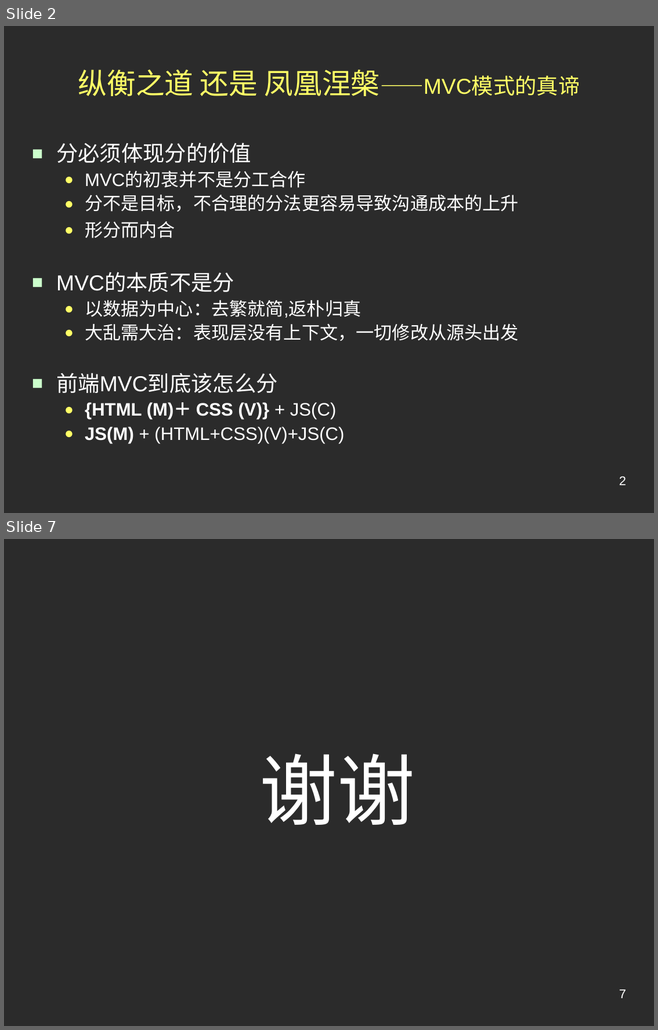
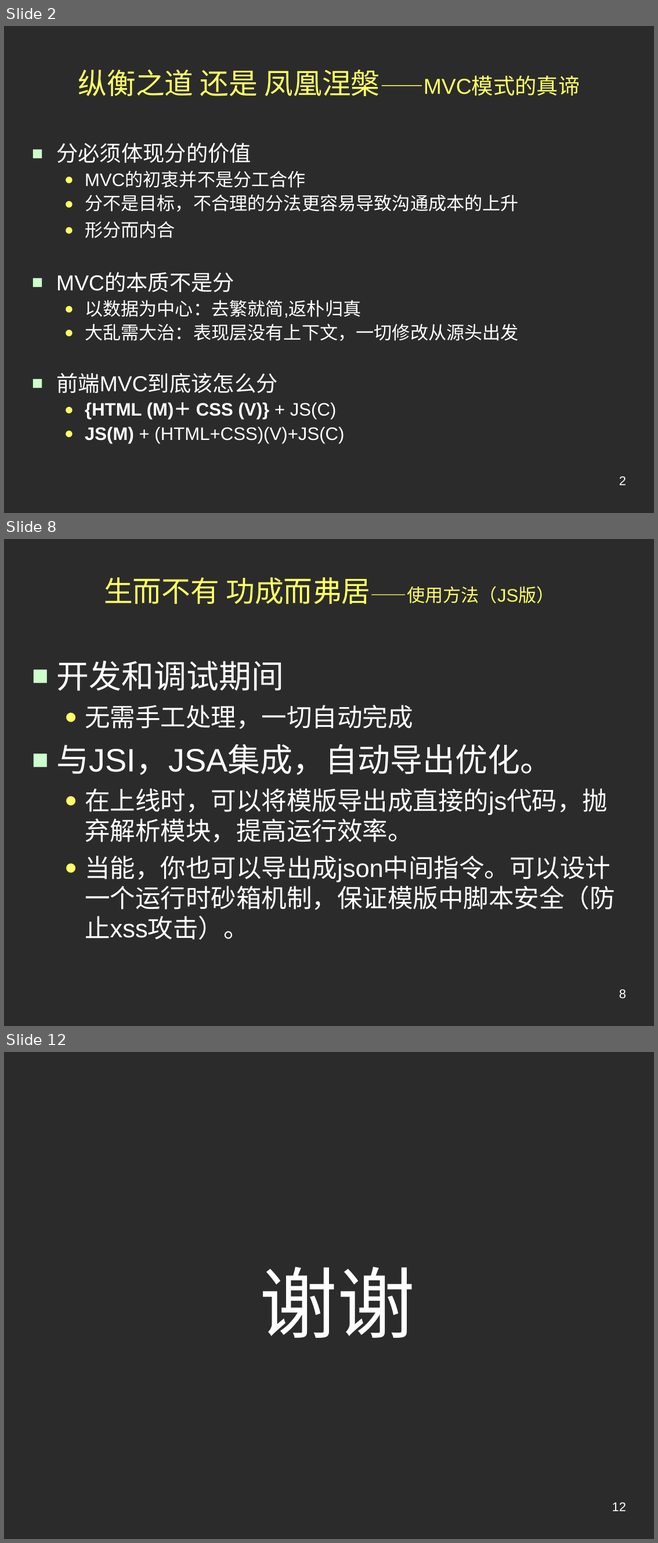
Before and after one commit to jindw/lite, a slide deck: trunk/Lite/web/doc/Preview.ppt. Shown one above the other, each under a label of ours: slides 2 and 7 before the commit, slides 2, 8 and 12 after it; the slides between them are not shown. The pictures are 658x1030 and 658x1543 pixels, drawn with LibreOffice and Linux fonts; fonts in the diff are those of the drawing; background and template pictures are left out; a plain dark background stands for a picture behind light text. Boxes give left, top, right and bottom in pixels: in the first picture for what was removed or moved away, otherwise in the second. Text is boxed around its words. In the diff, an @@ line names an element or a change of style, - is before the commit and + after.

```diff
--- a/trunk/Lite/web/doc/Preview.ppt
+++ b/trunk/Lite/web/doc/Preview.ppt
@@ slide 8 added at (x1=4, y1=539, x2=654, y2=1026), background picture (left out) @@
@@ title added at (x1=104, y1=577, x2=554, y2=604), 20 pt, text #FFFF66 @@
+生而不有 功成而弗居——使用方法（JS版）
@@ text added at (x1=56, y1=661, x2=614, y2=940), 28 pt, text #FFFFFF @@
+■ 开发和调试期间
+  ● 无需手工处理，一切自动完成
+■ 与JSI，JSA集成，自动导出优化。
+  ● 在上线时，可以将模版导出成直接的js代码，抛弃解析模块，提高运行效率。
+  ● 当能，你也可以导出成json中间指令。可以设计一个运行时砂箱机制，保证模版中脚本安全（防止xss攻击）。
@@ page number added at (x1=619, y1=990, x2=626, y2=999), 14 pt, text #FFFFFF @@
+8
@@ what was slide 7 is now slide 12 @@
@@ page number at (x1=612, y1=1503, x2=626, y2=1511): text changed @@
-7
+12
```
Also in this commit, not shown: 4 slides changed, 4 other slides added.
